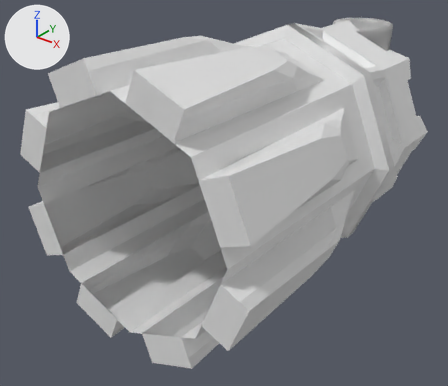
What one commit did to the FBX model Unity/Template/Assets/Models/B_Models/B_BombTower.fbx.
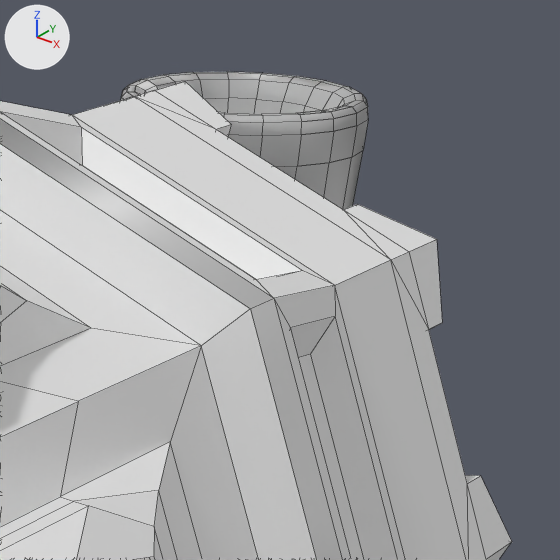
Old and new are each drawn whole from a camera (50 mm lens) standing at (7.41, -6.36, 5.24) and looking at (-0.62, 3.68, -0.99) and again close up on the part from 68% to 98% of the width and 0% to 35% of the height. Arrows for +X, +Y and +Z are at upper left; the lights stay in place. The close-ups show mesh edges as thin lines. Vertices at the same position are counted once.

Before the edit, the objects in view are built like this:
```python
me_cylinder_000 = bpy.data.meshes.new('Cylinder.000')
me_cylinder_000.from_pydata(...)  # 417 vertices, 432 faces; spans x -2.82..2.82, y 0.0..7.81, z -2.82..2.82
me_plane_002 = bpy.data.meshes.new('Plane.002')
me_plane_002.from_pydata(...)  # 1935 vertices, 2072 faces; spans x -1.76..1.76, y 7.28..9.57, z -2.01..2.2
ob_cylinder_001 = bpy.data.objects.new('Cylinder.001', me_cylinder_000)
ob_cylinder_001.location = (0.0, 0.0, 0.0)
ob_plane_001 = bpy.data.objects.new('Plane.001', me_plane_002)
ob_plane_001.location = (0.0, 0.0, 0.0)
```
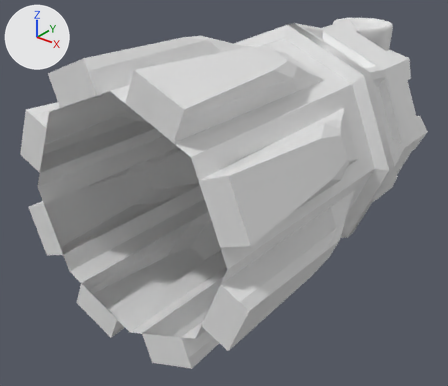
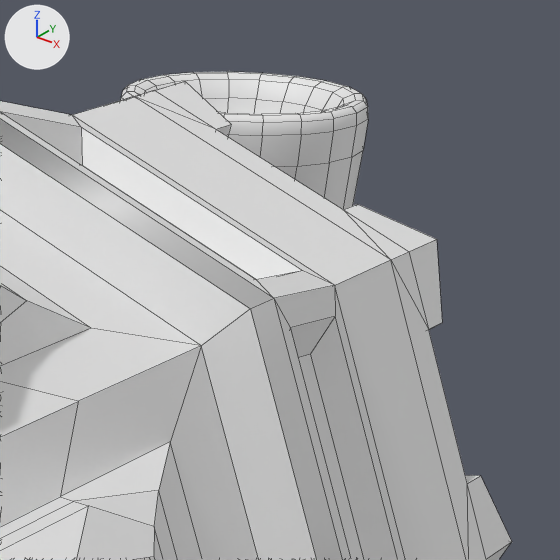
The newer file is also rescaled (x0.8) as a whole; pictures and numbers use the older file's frame.

Pixel boxes (x1, y1, x2, y2) of what changed, in the close-ups (560 x 560 px):
```json
{"part": 1, "of": "me_plane_002", "change": "deleted", "before": [121, 72, 368, 210]}
```

Edits to the scene script, one JSON object a line:
```json
{"op": "add", "block": "mat_material", "code": ["mat_material = principled_material('Material')", "mat_material.base_color = (0.8, 0.8, 0.8)  # white #e7e7e7", "mat_material.roughness = 0.553"]}
{"op": "add", "block": "mat_material_001", "code": ["mat_material_001 = principled_material('Material.001')", "mat_material_001.base_color = (0.8, 0.8, 0.8)  # white #e7e7e7", "mat_material_001.roughness = 0.553"]}
{"op": "add", "block": "mat_material_002", "code": ["mat_material_002 = principled_material('Material.002')", "mat_material_002.base_color = (0.8, 0.8, 0.8)  # white #e7e7e7", "mat_material_002.roughness = 0.553"]}
{"op": "add", "block": "mat_material_003", "code": ["mat_material_003 = principled_material('Material.003')", "mat_material_003.base_color = (0.8, 0.8, 0.8)  # white #e7e7e7", "mat_material_003.roughness = 0.553"]}
{"block": "me_plane_002", "where": "# used by ob_plane_001; location = (0.0, 0.0, 0.0)"}
{"op": "remove", "block": "me_plane_002", "code": "me_plane_002.from_pydata(...)  # 1935 vertices, 2072 faces; spans x -1.76..1.76, y 7.28..9.57, z -2.01..2.2"}
{"op": "add", "block": "me_plane_002", "code": "me_plane_002.from_pydata(...)  # 1467 vertices, 1454 faces; spans x -1.76..1.76, y 7.28..9.57, z -2.01..2.2"}
{"block": "me_plane_002", "change": "me_plane_002 part 1: 468 vertices removed from x -0.93..0.93, y 7.69..9.53, z -2.01..2.2"}
{"op": "add", "block": "me_plane_002", "code": "me_plane_002.materials.append(mat_material)  # white #e7e7e7"}
{"op": "add", "block": "me_plane_002", "code": "me_plane_002.materials.append(mat_material_001)  # white #e7e7e7"}
{"op": "add", "block": "me_plane_002", "code": "me_plane_002.materials.append(mat_material_002)  # white #e7e7e7"}
{"op": "add", "block": "me_plane_002", "code": "me_plane_002.materials.append(mat_material_003)  # white #e7e7e7"}
```
